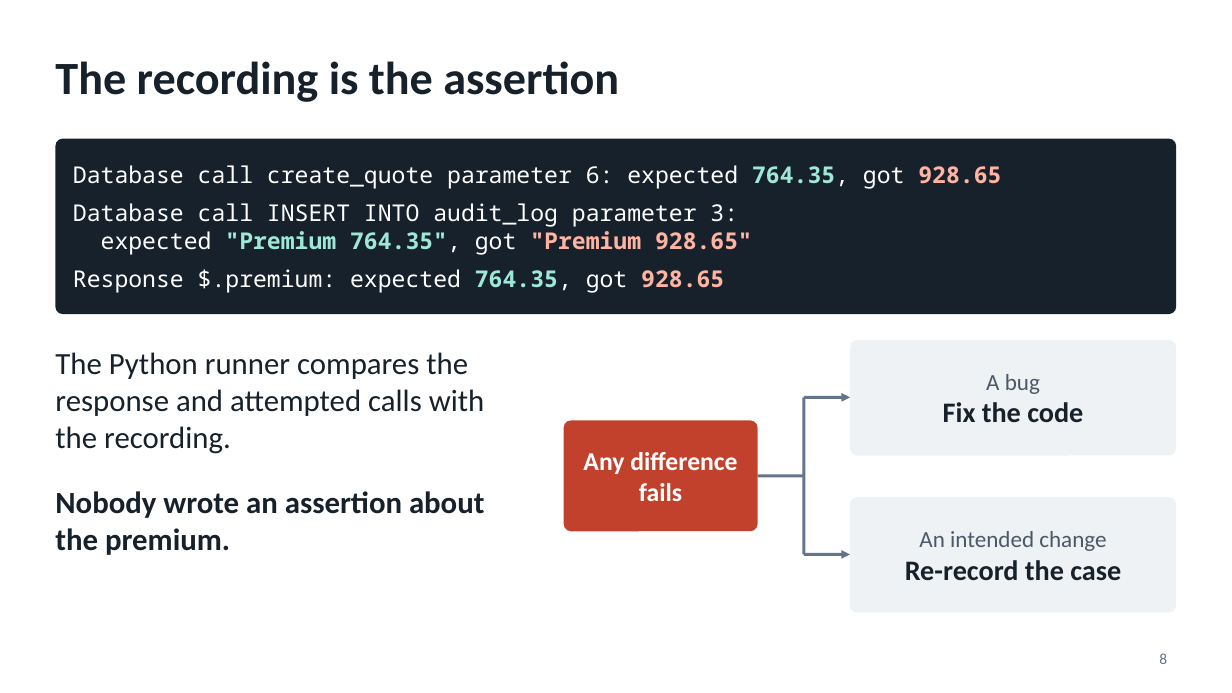
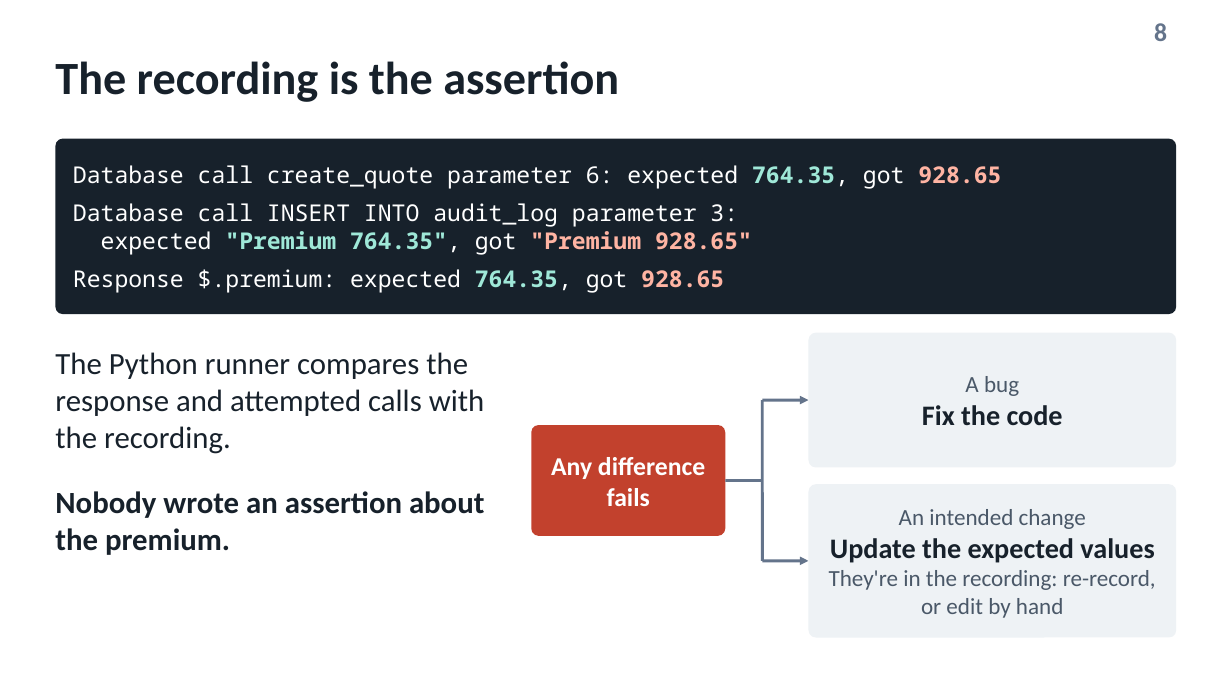
Before and after one commit to mgavr/regtests-prototype, a slide deck: slide 8 of docs/presentation/regtests-prototype.pptx. Drawn at 1232x693 pixels with LibreOffice and Linux fonts; fonts in the diff are those of the drawing. Boxes give left, top, right and bottom in pixels: in the first picture for what was removed or moved away, otherwise in the second. Text is boxed around its words. In the diff, an @@ line names an element or a change of style, - is before the commit and + after.

```diff
--- a/docs/presentation/regtests-prototype.pptx
+++ b/docs/presentation/regtests-prototype.pptx
@@ page number: place and size @@
-page number at bbox=[1159, 653, 1167, 664]
+page number at bbox=[1154, 23, 1167, 41]
@@ page number at bbox=[1154, 23, 1167, 41]: size 12 to 20 pt, bold on @@
@@ rounded rectangle "A bug": place and size @@
-rounded rectangle "A bug" at bbox=[850, 340, 1177, 456]
+rounded rectangle "A bug" at bbox=[809, 333, 1177, 468]
@@ rounded rectangle "A bug" at bbox=[809, 333, 1177, 468]: proportions changed @@
@@ 2 arrows, 1 line: place and size @@
-2 arrows, 1 line at bbox=[804, 397, 850, 555]
+2 arrows, 1 line at bbox=[762, 400, 809, 561]
@@ rounded rectangle "Any difference fails": place and size @@
-rounded rectangle "Any difference fails" at bbox=[564, 421, 758, 531]
+rounded rectangle "Any difference fails" at bbox=[531, 425, 726, 536]
@@ line moved from (758, 476) - (804, 476) to (726, 481) - (762, 481) @@
@@ rounded rectangle "An intended change" at bbox=[809, 484, 1177, 638]: proportions changed @@
@@ rounded rectangle "An intended change": place and size @@
-rounded rectangle "An intended change" at bbox=[850, 497, 1177, 613]
+rounded rectangle "An intended change" at bbox=[809, 484, 1177, 638]
@@ text in rounded rectangle at bbox=[829, 538, 1156, 618]: text changed; size 22 to 18 pt; text colour #17212B to #4A5868; bold off @@
-Re-record the case
+Update the expected values
+They're in the recording: re-record, or edit by hand
```
Also in this commit, not shown: 10 other slides changed, 1 slide added, 2 other files.
